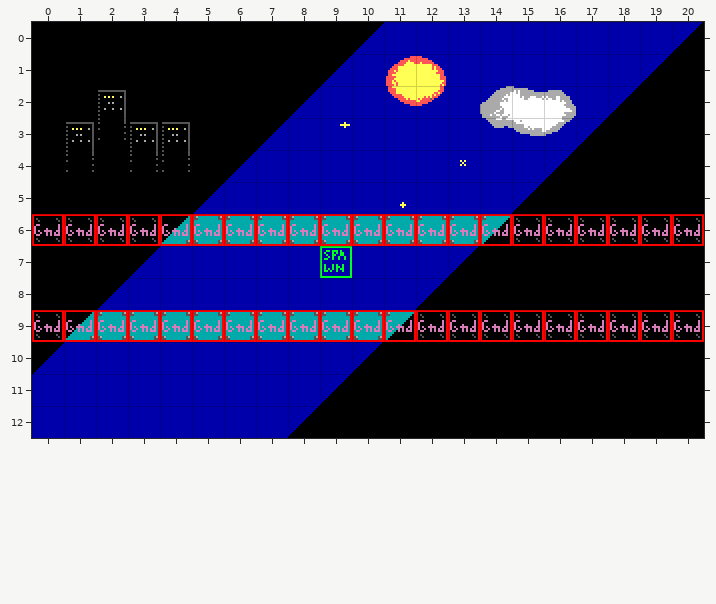
Two states of a Tiled map, levels/0905.tmx. That is the earlier state.
Cells are 16x16 px. Shown: x 0..20, y 0..12.
Now the later version:
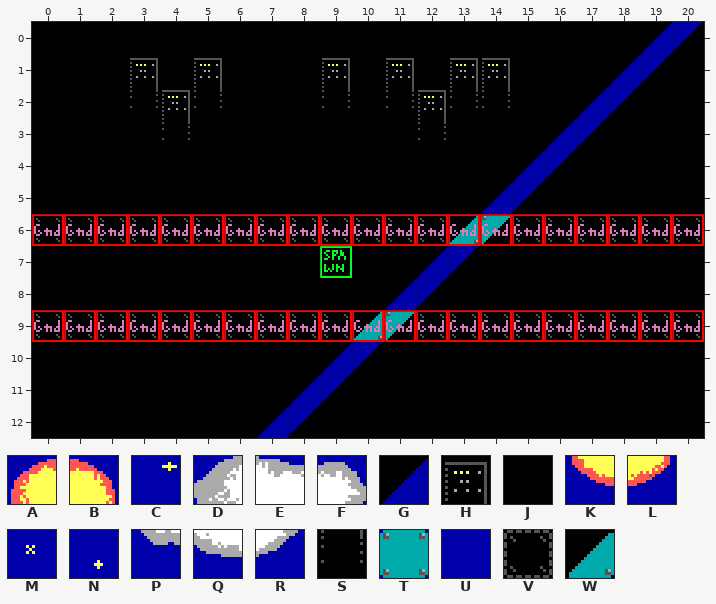
Key: from "Tileset": A 0, B 1, C 2, D 4, E 5, F 6, G 15, H 16, J 17, K 20, L 21, M 22, N 23, P 24, Q 25, R 26, S 36, T 40, U 44, V 98, W 156.
_ is an empty cell.
Diff:
Layer "bg":
y 0: x 10..19 GUUUUUUUUU -> JJJJJJJJJG
y 1: x 3 J -> H; x 5 J -> H; x 9..18 GUABUUUUUU -> HJHJHHJJJG
y 2: x 2..5 HJJJ -> JSHS; x 8..17 GUUKLUDEFU -> JSJSHSSJJG
y 3: x 1..4 HSHH -> JJJS; x 7..16 GUCUUUUPQR -> JJJJJSJJJG
y 4: x 1 S -> J; x 3..4 SS -> JJ; x 6..15 GUUUUUUMUU -> JJJJJJJJJG
y 5: x 5..14 GUUUUUNUUU -> JJJJJJJJJG
y 6: x 4..13 WTTTTTTTTT -> VVVVVVVVVW
y 7: x 3..12 GUUUUUUUUU -> JJJJJJJJJG
y 8: x 2..11 GUUUUUUUUU -> JJJJJJJJJG
y 9: x 1..10 WTTTTTTTTT -> VVVVVVVVVW
y 10: x 0..9 GUUUUUUUUU -> JJJJJJJJJG
y 11: x 0..8 UUUUUUUUU -> JJJJJJJJG
y 12: x 0..7 UUUUUUUU -> JJJJJJJG
